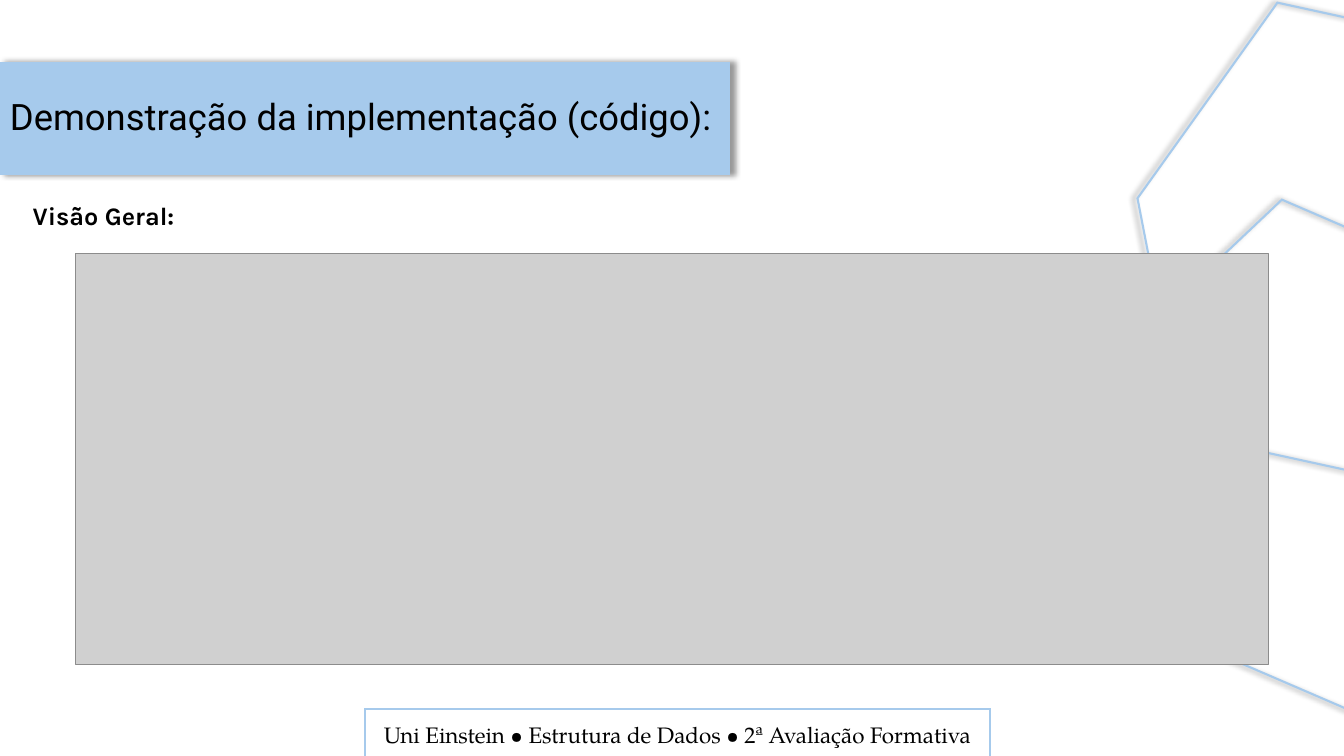
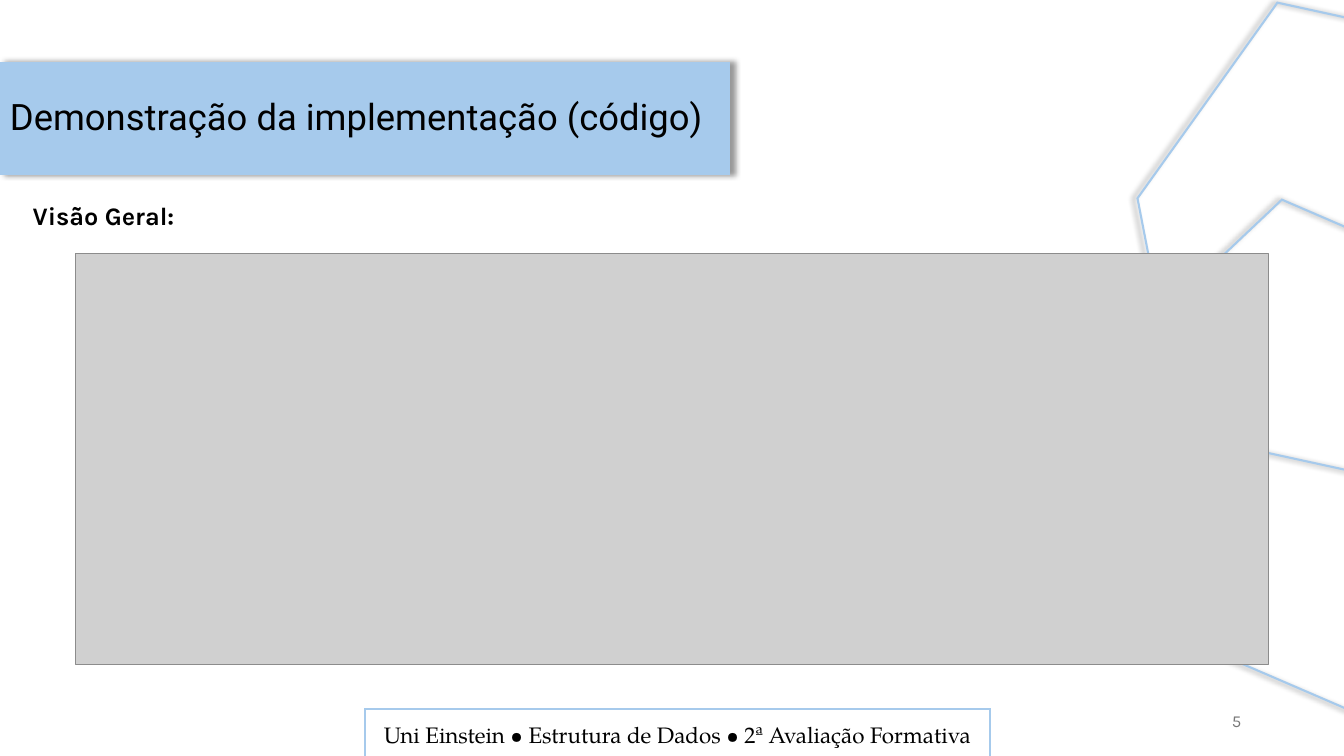
Before and after one commit to Edu1Sinico/Projetos_ADSN_Einstein, a slide deck: slide 5 of Segundo_Semestre/Estrutura_de_Dados/projeto_estrutura_de_ordenacao/apresentacao_insertion_sort.pptx. Drawn at 1344x756 pixels with LibreOffice and Linux fonts; fonts in the diff are those of the drawing; grey boxes stand for pictures. Boxes give left, top, right and bottom in pixels: in the first picture for what was removed or moved away, otherwise in the second. Text is boxed around its words. In the diff, an @@ line names an element or a change of style, - is before the commit and + after.

```diff
--- a/Segundo_Semestre/Estrutura_de_Dados/projeto_estrutura_de_ordenacao/apresentacao_insertion_sort.pptx
+++ b/Segundo_Semestre/Estrutura_de_Dados/projeto_estrutura_de_ordenacao/apresentacao_insertion_sort.pptx
@@ text at (x1=10, y1=101, x2=702, y2=138): text changed @@
-Demonstração da implementação (código):
+Demonstração da implementação (código)
@@ page number added at (x1=1232, y1=716, x2=1241, y2=727), 12 pt, text #797979 @@
+5
```
Also in this commit, not shown: 7 other slides changed, 4 slides added, 2 other files.
